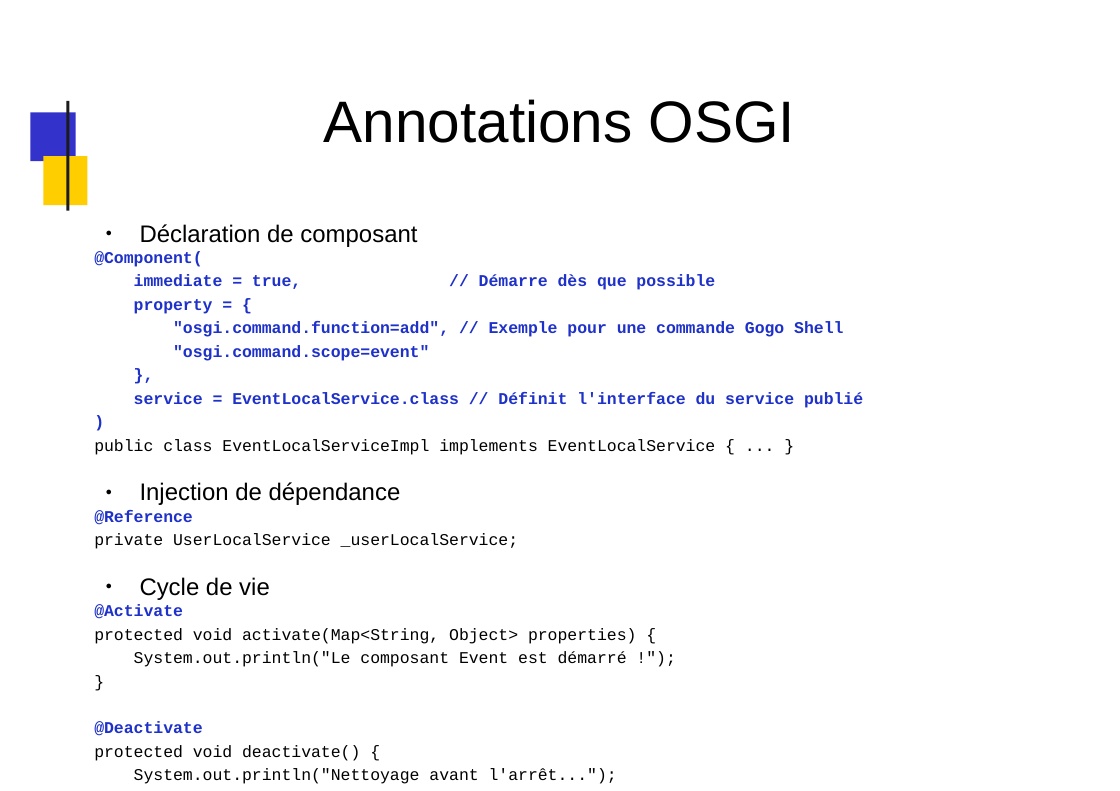
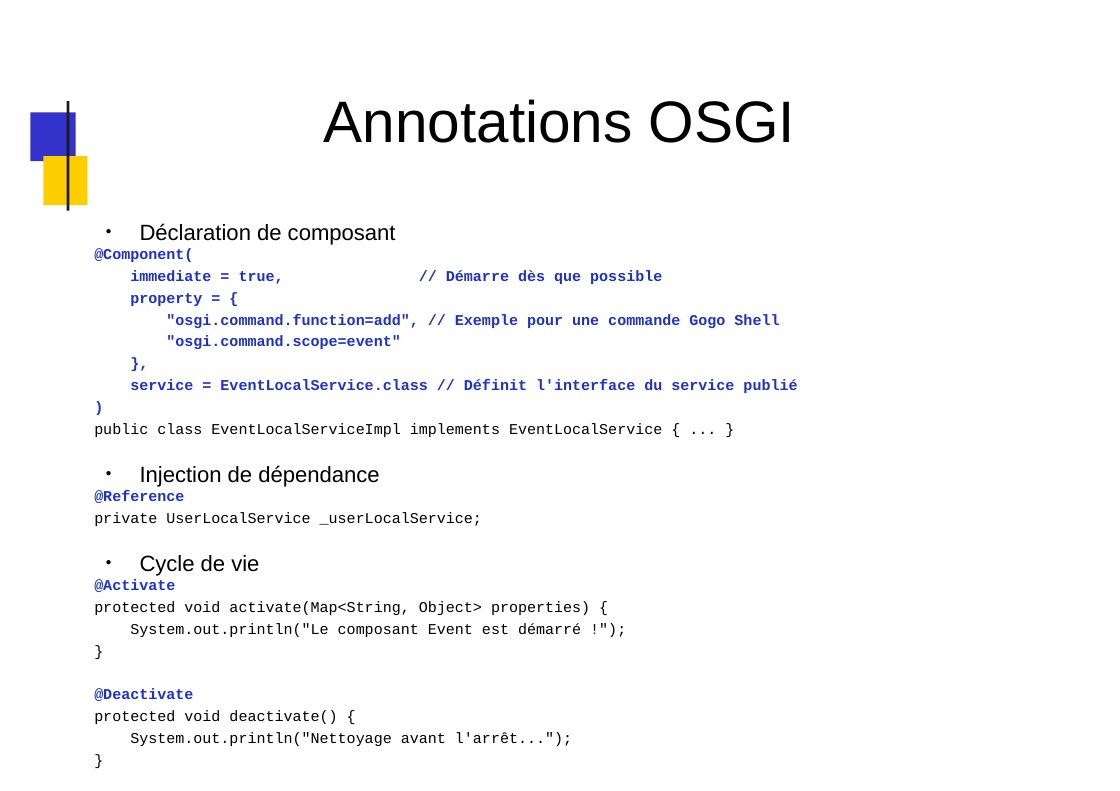
Before and after one commit to dthibau/liferay, a slide deck: slide 88 of Lrd7.pptx. Drawn at 1120x791 pixels with LibreOffice and Linux fonts; fonts in the diff are those of the drawing; background and template pictures are left out. Boxes give left, top, right and bottom in pixels: in the first picture for what was removed or moved away, otherwise in the second. Text is boxed around its words. In the diff, an @@ line names an element or a change of style, - is before the commit and + after.

```diff
--- a/Lrd7.pptx
+++ b/Lrd7.pptx
@@ text "Déclaration de composant" at (94, 223, 797, 746): size 18 to 16.5 pt in "Déclaration de composant", "Injection de dépendance", "Cycle de vie"; size 12.4 to 11.4 pt @@
```
Also in this commit, not shown: 118 other slides changed, 17 other files.
